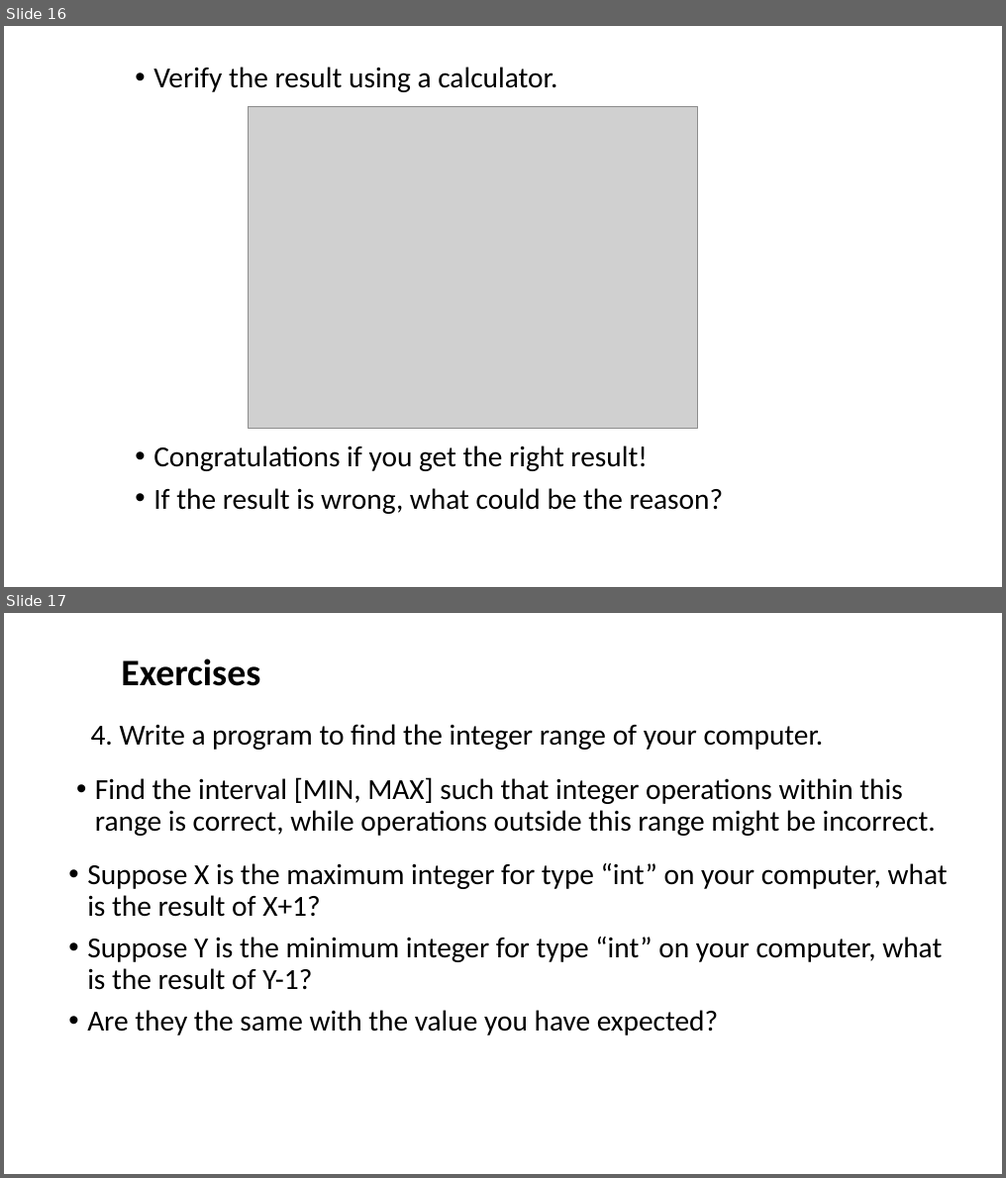
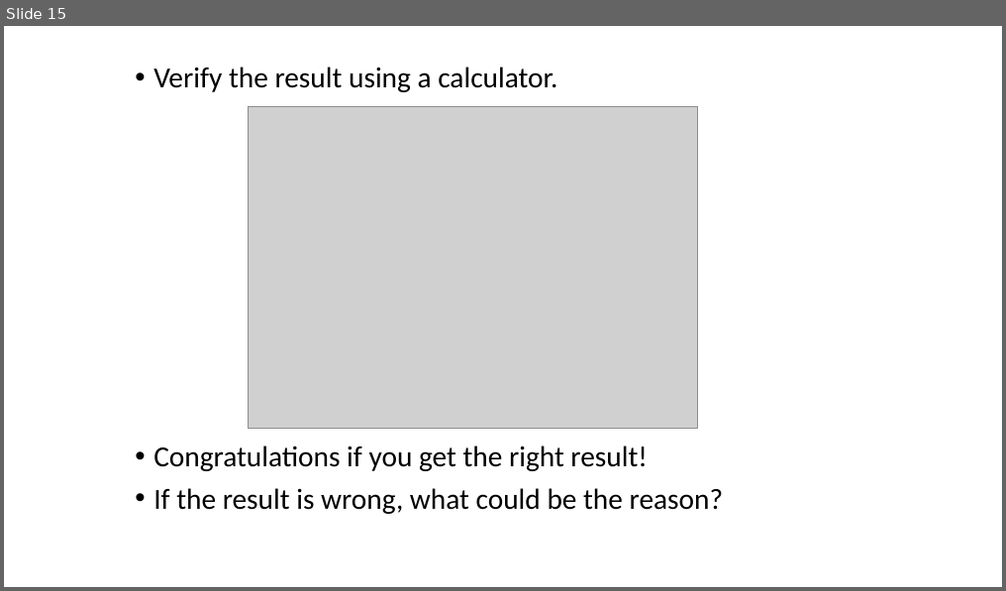
Before and after one commit to ShiqiYu/CPP, a slide deck: week02/Lab02.pptx. Shown one above the other, each under a label of ours: slides 16 and 17 before the commit, slide 15 after it. The pictures are 1006x1178 and 1006x591 pixels, drawn with LibreOffice and Linux fonts; fonts in the diff are those of the drawing; grey boxes stand for pictures; background and template pictures are left out. Boxes give left, top, right and bottom in pixels: in the first picture for what was removed or moved away, otherwise in the second. Text is boxed around its words. In the diff, an @@ line names an element or a change of style, - is before the commit and + after.

Commit message:
update the exercises in Lab02

```diff
--- a/week02/Lab02.pptx
+++ b/week02/Lab02.pptx
@@ slide 17 removed at bbox=[4, 613, 1002, 1174], background #FFFFFF @@
@@ text removed at bbox=[121, 659, 260, 686] @@
-Exercises
@@ title removed at bbox=[91, 724, 824, 750] @@
-4. Write a program to find the integer range of your computer.
@@ text removed at bbox=[95, 777, 936, 836] @@
-• Find the interval [MIN, MAX] such that integer operations within this range is correct, while operations outside this range might be incorrect.
@@ text removed at bbox=[87, 863, 947, 1036] @@
-• Suppose X is the maximum integer for type “int” on your computer, what is the result of X+1?
-• Suppose Y is the minimum integer for type “int” on your computer, what is the result of Y-1?
-• Are they the same with the value you have expected?
@@ what was slide 16 is now slide 15 @@
```
Also in this commit, not shown: 5 slides changed, 2 other slides removed.
